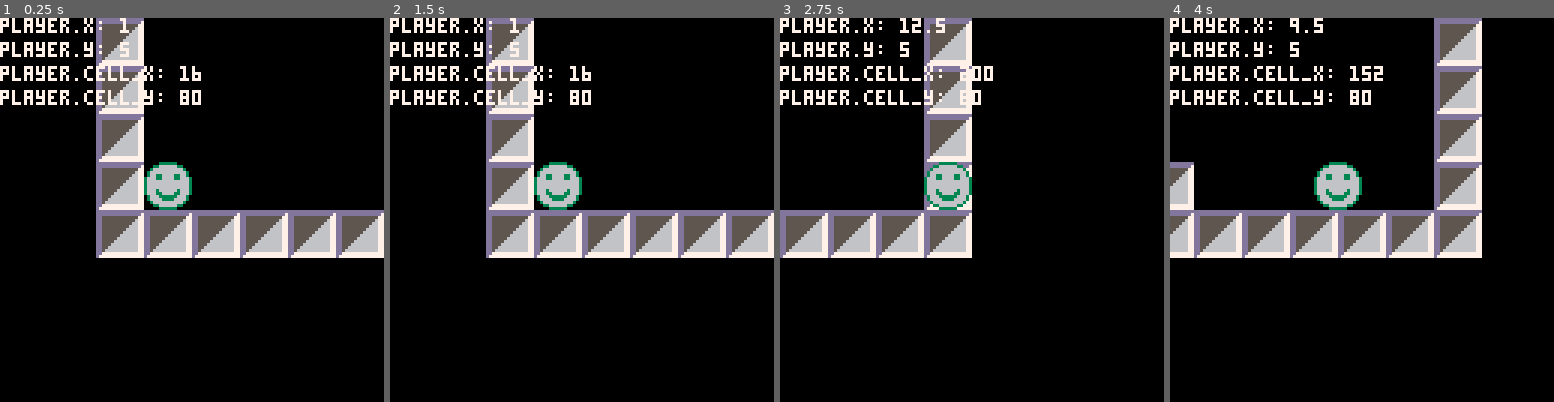
Above: before the commit, frames 1-4 (left to right).
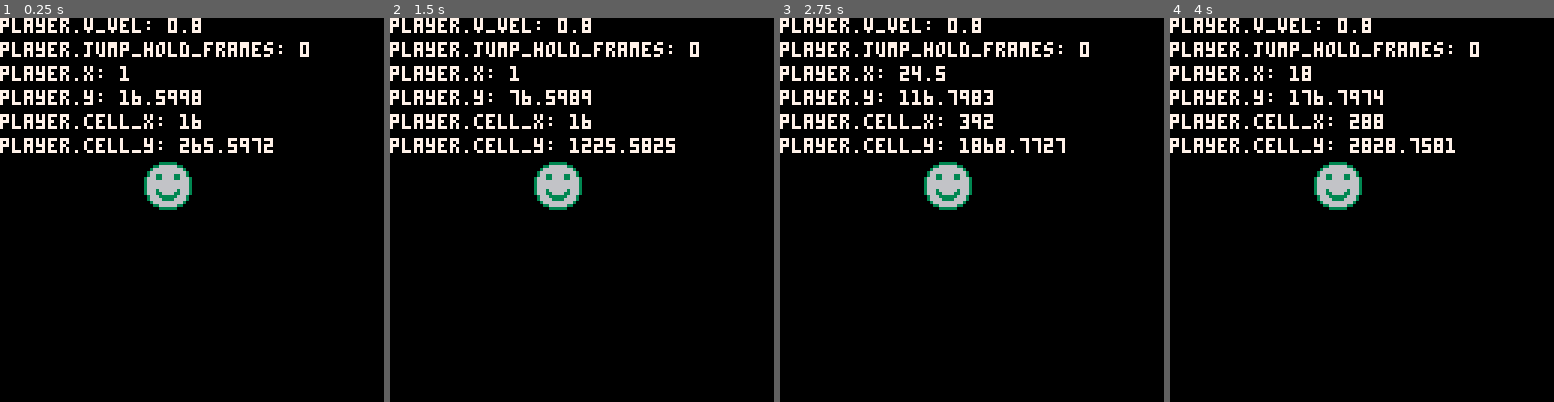
Above: after the commit, the same moments.

Repository: alixnovosi/boxventure
Game: PICO-8 cartridge boxventure.p8
Two runs of this game, one before a commit and one after it. Both use one fixed random seed, a clock stepped at 60 frames per second and the inputs below.
Inputs:
- Up to frame 1 (0.25 s): no input
- Up to frame 2 (1.5 s): tap X (X key) at 0.33, 1.07 s; tap O (Z key) at 0.7 s
- Up to frame 3 (2.75 s): hold Right 1.6-2.1 s; tap O (Z key) at 1.7, 2.1, 2.5 s; tap X (X key) at 1.85 s; hold Up 2.15-2.42 s; hold Right from 2.47 s (still down)
- Up to frame 4 (4 s): tap O (Z key) at 2.9, 3.3, 3.7 s; tap X (X key) at 2.97 s; release Right at 3.03 s; hold Left 3.08-3.58 s; hold Down 3.63-3.97 s

The runs differ from the first frame. In frame 1, 18% of the frame differs, in the area x 0-100%, y 0-63%; in frame 2, 19%; in frame 3, 15%; in frame 4, 21%, in the area x 0-82%, y 0-63%.

Commit message:
60fps and rudimentary jumping

Diff:
--- a/boxventure.p8
+++ b/boxventure.p8
@@ -39,12 +39,37 @@
 
     -- todo implement jumping this time
     -- 2 up
-    if btn(2) then
-    end
+    if btn(2) and player.jump_hold_frames < player.max_jump_hold_frames then
+        player.v_vel -= 1 * player.jump_acc
+
+        if player.v_vel < (player.max_v_vel * -1) then
+            player.v_vel = player.max_v_vel * -1
+        end
+
+        player.jump_hold_frames += 1
+
+    else
+
+        if player.v_vel < player.max_v_vel then
+            player.v_vel += level.grav_acc * 1
+        end
+
+        if player.jump_hold_frames > 0 then
+            player.jump_hold_frames = 0
+        end
+    end
+
+    debug_update("player.v_vel", player.v_vel)
+    debug_update("player.jump_hold_frames", player.jump_hold_frames)
 
     -- 3 down
     if btn(3) then
     end
+
+
+
+    dy += player.v_vel * 1
+
 
     -- reset
     if btnp(4) and btnp(5) then
@@ -111,7 +136,7 @@
 end
 
 -- pico8 necessary methods
-function _update()
+function _update60()
     move_player()
 end
 
@@ -133,6 +158,7 @@
     level = {
         startx = 1,
         starty = 5,
+        grav_acc = 0.2,
         mapx = 0,
         mapy = 0,
         debug = true,
@@ -141,6 +167,11 @@
     -- player init
     player = {
         move_speed = 0.5,
+        jump_acc = 0.2,
+        max_v_vel = 0.8,
+        v_vel = 0,
+        jump_hold_frames = 0,
+        max_jump_hold_frames = 3,
         sprite = 33,
         flipped = false,
     }
